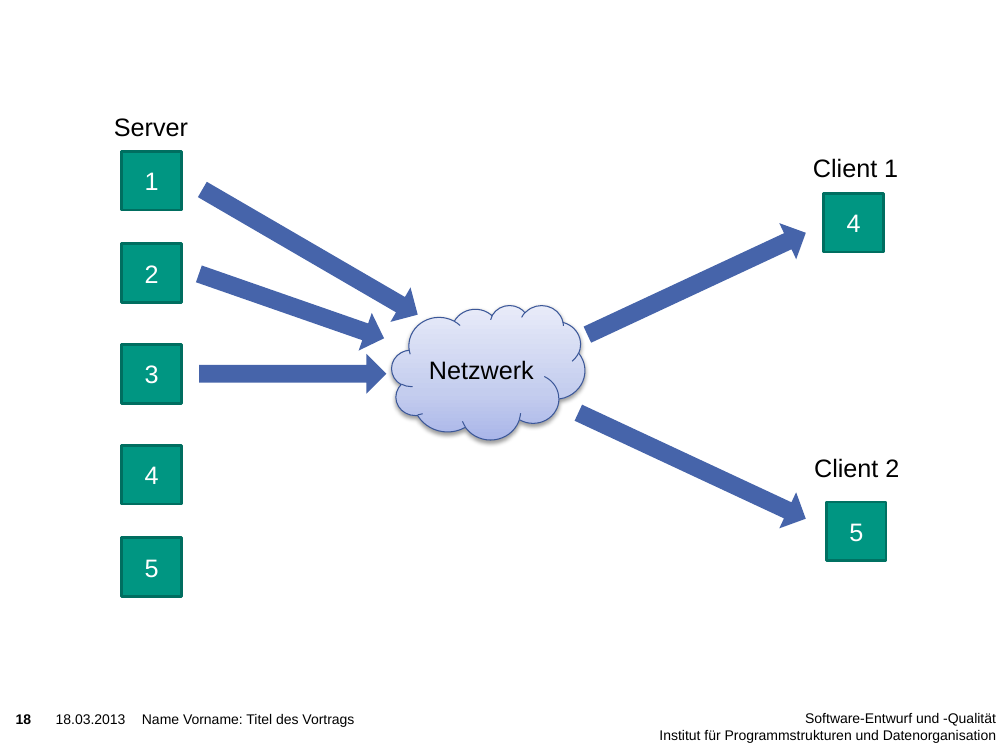
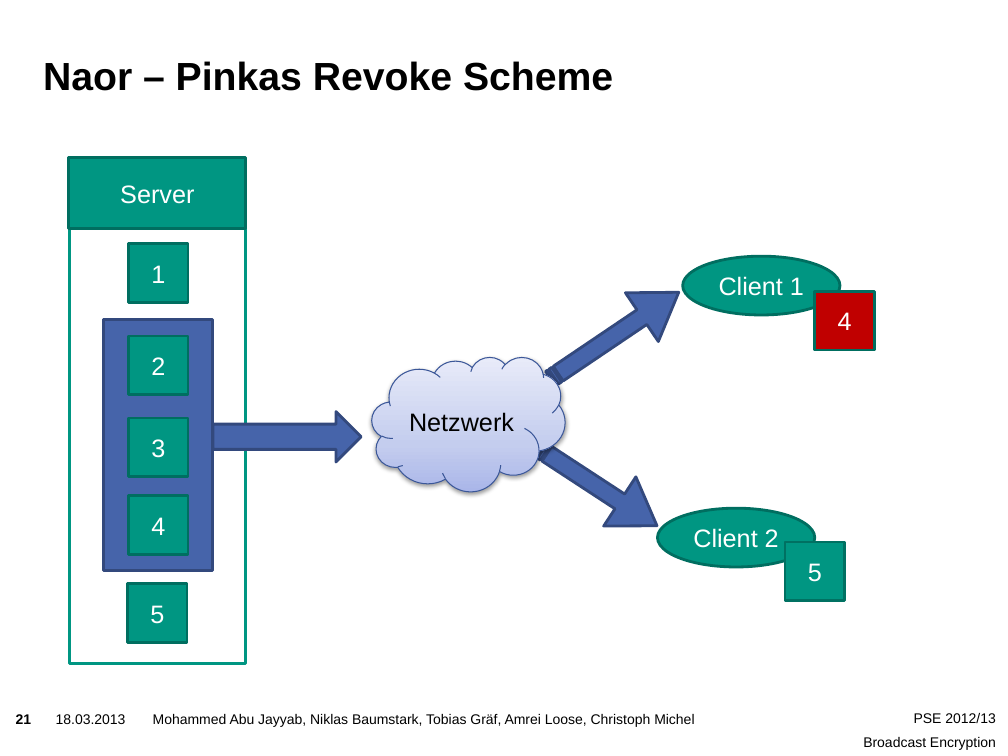
Before and after one commit to niklasb/pse-broadcast-encryption, a slide deck: slide 21 of praesentation/pse-abschluss.pptx (slide 18 before the commit). Drawn at 1008x756 pixels with LibreOffice and Linux fonts; fonts in the diff are those of the drawing; background and template pictures are left out. Boxes give left, top, right and bottom in pixels: in the first picture for what was removed or moved away, otherwise in the second. Text is boxed around its words. In the diff, an @@ line names an element or a change of style, - is before the commit and + after.

```diff
--- a/praesentation/pse-abschluss.pptx
+++ b/praesentation/pse-abschluss.pptx
@@ title added at <box>43,61,613,91</box>, 28 pt, text #000000, bold @@
+Naor – Pinkas Revoke Scheme
@@ rectangle "Server": place and size @@
-rectangle "Server" at <box>114,118,188,137</box>
+rectangle "Server" at <box>69,157,246,229</box>
@@ down arrow removed at <box>193,171,428,332</box> @@
@@ rectangle added at <box>70,210,246,663</box>, fill #FFFFFF, outline #009682 2 pt @@
@@ down arrow removed at <box>579,215,814,353</box> @@
@@ rectangle "1": place and size @@
-rectangle "1" at <box>122,151,181,210</box>
+rectangle "1" at <box>129,244,188,302</box>
@@ down arrow removed at <box>192,255,391,357</box> @@
@@ striped right arrow added at <box>534,268,695,403</box>, fill #4664AA, outline #344A7E 2 pt @@
@@ text colour #000000 to #FFFFFF; alignment left to centre; vertical alignment top to middle; fill none to #009682; outline none to #006F60 2 pt in 3 elements at <box>69,157,246,229</box>, <box>657,508,814,566</box>, <box>682,256,840,314</box> @@
@@ ellipse "Client 1": place and size @@
-ellipse "Client 1" at <box>813,158,898,178</box>
+ellipse "Client 1" at <box>682,256,840,314</box>
@@ rectangle "4": place and size @@
-rectangle "4" at <box>824,194,883,252</box>
+rectangle "4" at <box>814,291,874,350</box>
@@ rectangle "4" at <box>814,291,874,350</box>: fill #009682 to #C00000 @@
@@ rectangle added at <box>104,320,213,571</box>, fill #4664AA, outline #344A7E 2 pt @@
@@ rectangle "2": place and size @@
-rectangle "2" at <box>122,244,181,302</box>
+rectangle "2" at <box>129,336,188,394</box>
@@ down arrow removed at <box>200,354,387,394</box> @@
@@ cloud "Netzwerk": place and size @@
-cloud "Netzwerk" at <box>392,305,586,439</box>
+cloud "Netzwerk" at <box>372,357,565,491</box>
@@ rectangle "3": place and size @@
-rectangle "3" at <box>122,345,181,403</box>
+rectangle "3" at <box>129,418,188,477</box>
@@ right arrow added at <box>213,411,361,462</box>, fill #4664AA, outline #344A7E 2 pt @@
@@ down arrow removed at <box>570,395,815,538</box> @@
@@ striped right arrow added at <box>524,424,674,550</box>, fill #4664AA, outline #344A7E 2 pt @@
@@ rectangle "4": place and size @@
-rectangle "4" at <box>122,446,181,504</box>
+rectangle "4" at <box>129,496,188,554</box>
@@ ellipse "Client 2": place and size @@
-ellipse "Client 2" at <box>814,458,899,478</box>
+ellipse "Client 2" at <box>657,508,814,566</box>
@@ rectangle "5": place and size @@
-rectangle "5" at <box>827,502,886,560</box>
+rectangle "5" at <box>785,542,845,601</box>
@@ rectangle "5": place and size @@
-rectangle "5" at <box>122,537,181,596</box>
+rectangle "5" at <box>128,584,187,642</box>
@@ page number at <box>16,714,32,724</box>: text changed @@
-18
+21
@@ text removed at <box>142,714,354,727</box> @@
-Name Vorname: Titel des Vortrags
@@ text added at <box>153,714,694,727</box>, 10 pt, text #000000 @@
+Mohammed Abu Jayyab, Niklas Baumstark, Tobias Gräf, Amrei Loose, Christoph Michel
@@ text removed at <box>659,713,996,743</box> @@
-Software-Entwurf und -Qualität
-Institut für Programmstrukturen und Datenorganisation
@@ text added at <box>863,713,996,750</box>, 10 pt, text #000000 @@
+PSE 2012/13
+Broadcast Encryption
```
Also in this commit, not shown: 13 other slides changed, 9 slides added, 8 slides removed, 1 other file.
